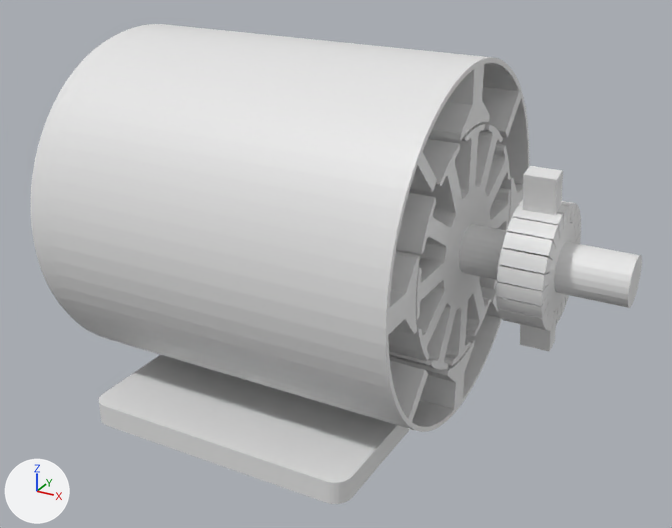
One commit to the Blender file Assets/Models/DC_Parts/dc_motor2.blend: the scene before it, then after it.
One viewpoint serves both versions: a camera (50 mm lens) standing at (3.79, -4.69, 4.55) and looking at (0.19, 1.86, 1.28). Every picture has the same lights, and +X, +Y and +Z are marked at lower left. Materials are left out; every surface is plain grey.

The scene before the commit, as lines of its bpy script (objects in view):
```python
me_01_rotor_body = bpy.data.meshes.new('01-Rotor_body')
me_01_rotor_body.from_pydata(...)  # 1559 vertices, 3114 faces; spans x -101.0..99.0, y -100.0..100.0, z -83.0..457.0
me_01_rotor_body.materials.append(mat_rotorbody)
me_07_motor_body = bpy.data.meshes.new('07-Motor_body')
me_07_motor_body.from_pydata(...)  # 352 vertices, 704 faces; spans x -152.0..166.0, y -151.0..151.0, z 17.0..325.0
me_07_motor_body.materials.append(mat_stator)
me_08_stator_cap_back = bpy.data.meshes.new('08-Stator_cap_back')
me_08_stator_cap_back.from_pydata(...)  # 1011 vertices, 2022 faces; spans x -152.0..150.0, y -151.0..151.0, z -8.0..17.0
me_08_stator_cap_back.materials.append(mat_stator)
ob_01_rotor_body = bpy.data.objects.new('01-Rotor_body', me_01_rotor_body)
ob_01_rotor_body.location = (-1.869, 1.9, 1.638)
ob_01_rotor_body.rotation_euler = (0.0, 1.571, 0.0)  # degrees (0, 90, 0)
ob_01_rotor_body.scale = (0.01, 0.01, 0.01)
ob_07_motor_body = bpy.data.objects.new('07-Motor_body', me_07_motor_body)
ob_07_motor_body.location = (-1.869, 1.9, 1.638)
ob_07_motor_body.rotation_euler = (0.0, 1.571, 0.0)  # degrees (0, 90, 0)
ob_07_motor_body.scale = (0.01, 0.01, 0.01)
ob_08_stator_cap_back = bpy.data.objects.new('08-Stator_cap_back', me_08_stator_cap_back)
ob_08_stator_cap_back.location = (-1.869, 1.9, 1.638)
ob_08_stator_cap_back.rotation_euler = (0.0, 1.571, 0.0)  # degrees (0, 90, 0)
ob_08_stator_cap_back.scale = (0.01, 0.01, 0.01)
# also in view: '06-Interpoles' at (-0.16, 1.9, 1.65); '02-Collector' at (1.98, 1.9, 1.65); '03-Brushes' at (1.98, 1.9, 1.65); '05-Main_poles' at (-0.16, 1.9, 1.65)
```
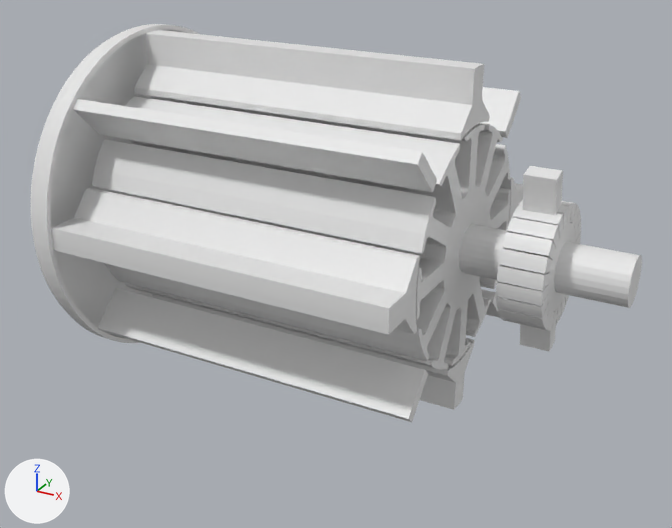
The change, as a diff of the scene's bpy script:
```diff
--- a/Assets/Models/DC_Parts/dc_motor2.blend.py
+++ b/Assets/Models/DC_Parts/dc_motor2.blend.py
@@ ob_07_motor_body @@
 ob_07_motor_body.scale = (0.01, 0.01, 0.01)
+ob_07_motor_body.hide_render = True
```

Pixel boxes (x1, y1, x2, y2) of what changed, in the pictures (672 x 528 px):
'07-Motor_body', hidden: before (47, 25, 529, 504)
'05-Main_poles', unchanged, uncovered by the edit: before (388, 64, 523, 410); after (51, 30, 523, 410)
'06-Interpoles', unchanged, uncovered by the edit: before (390, 87, 521, 422); after (72, 87, 521, 422)
'08-Stator_cap_back', unchanged, uncovered by the edit: before (31, 24, 166, 340); after (31, 24, 199, 343)
